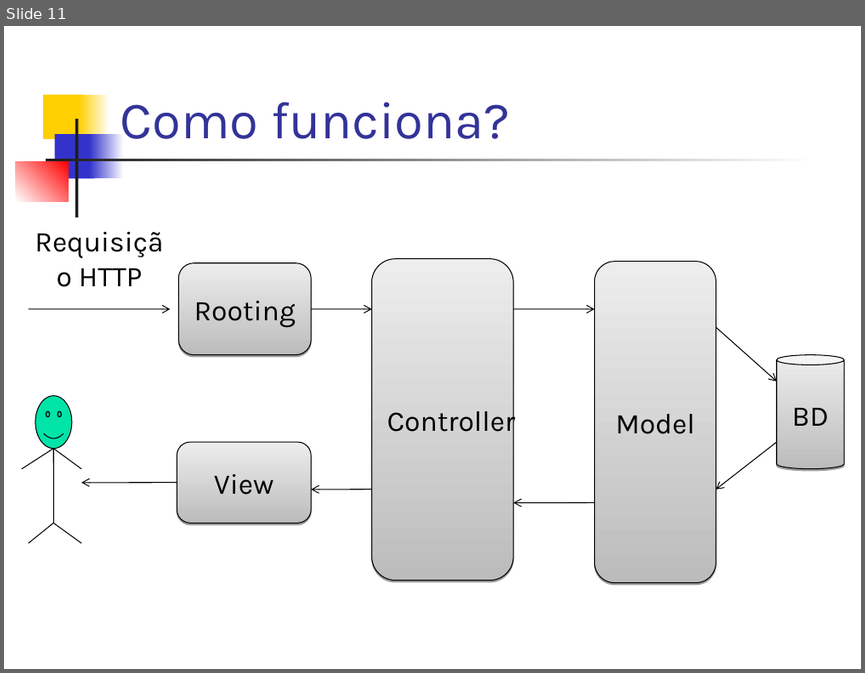
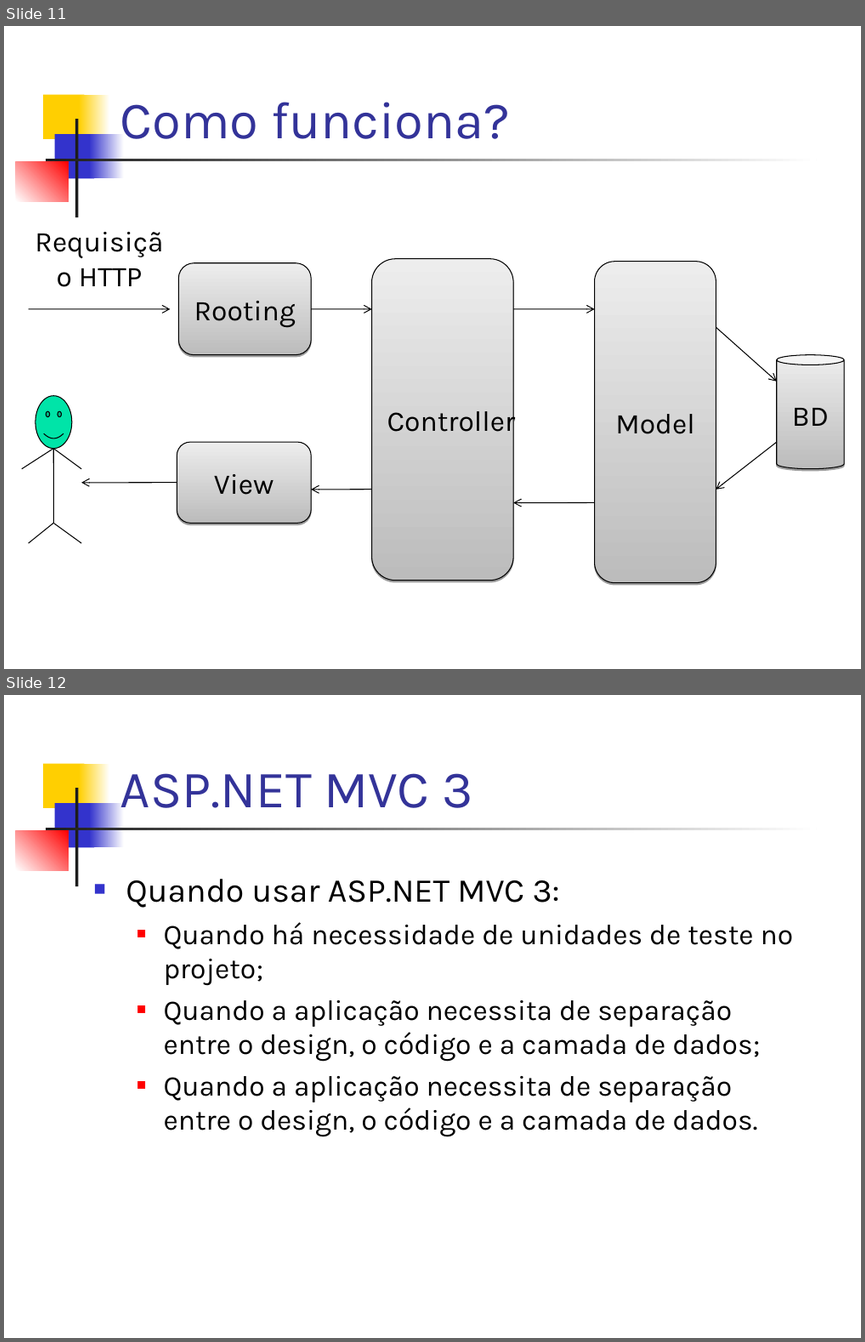
Before and after one commit to dssika/mini-curso-asp-net-mvc3, a slide deck: Slide/Mini Curso.ppt. Shown one above the other, each under a label of ours: slide 11 before the commit, slides 11 and 12 after it. The pictures are 865x673 and 865x1342 pixels, drawn with LibreOffice and Linux fonts; fonts in the diff are those of the drawing. Boxes give left, top, right and bottom in pixels: in the first picture for what was removed or moved away, otherwise in the second. Text is boxed around its words. In the diff, an @@ line names an element or a change of style, - is before the commit and + after.

```diff
--- a/Slide/Mini Curso.ppt
+++ b/Slide/Mini Curso.ppt
@@ slide 12 added at (x1=4, y1=695, x2=861, y2=1338), background #FFFFFF; not listed: 7 template elements that a slide beside it also shows @@
@@ title added at (x1=120, y1=773, x2=472, y2=808), 44 pt, text #333399 @@
+ASP.NET MVC 3
@@ text added at (x1=126, y1=879, x2=794, y2=1137), 24 pt, text #000000 @@
+■ Quando usar ASP.NET MVC 3:
+  ■ Quando há necessidade de unidades de teste no projeto;
+  ■ Quando a aplicação necessita de separação entre o design, o código e a camada de dados;
+  ■ Quando a aplicação necessita de separação entre o design, o código e a camada de dados.
```
Also in this commit, not shown: 8 slides changed, 14 other slides added.
